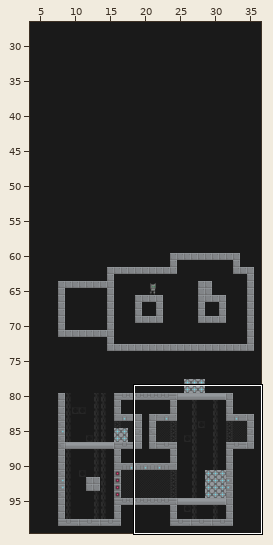
Tiled map, stored at data/level2.tmx. Above, an overview of the earlier version with the close-up marked.
Close-up. As it was:
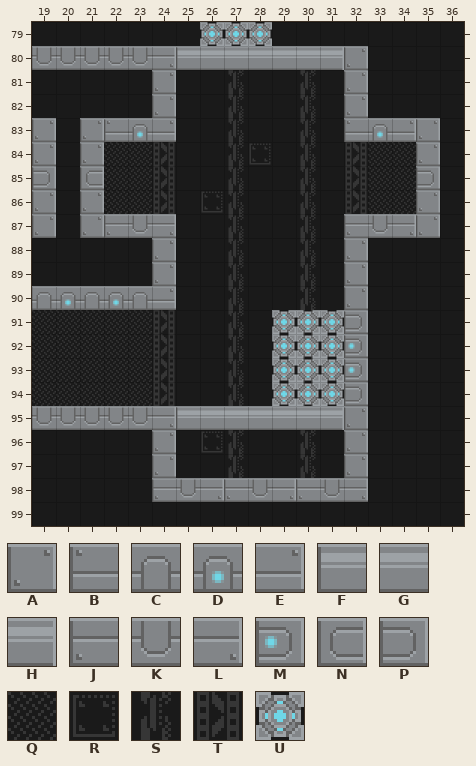
Cells are 64x64 px. Shown: x 19..36, y 79..99. The commit also changed other parts of the map, which this record leaves out. The old version is drawn lined up with the new one.
Key: from "tileset": A 0, B 48, C 50, D 51, E 53, F 55, G 56, H 57, J 60, K 62, L 65, M 68, N 77, P 78, Q 133, R 136, S 149, T 161, U 165.
_ is an empty cell, # one hidden under a higher layer.
Objects are placed by their top-left corner, in cells (3,4 is the top-left corner of cell 3,4); size is 1x1 cell unless given.
Layer "bg" before, first column x 19:
 79 __________________
 80 __________________
 81 ________S__S______
 82 ________S__S______
 83 ________S__S______
 84 ___QQT__SR_S_TQQ__
 85 ___QQT__S__S_TQQ__
 86 ___QQT_RS__S_TQQ__
 87 ________S__S______
 88 ________S__S______
 89 ________S__S______
 90 ________S__S______
 91 QQQQQT__S__SR_____
 92 QQQQQT__S__SR_____
 93 QQQQQT__S__S______
 94 QQQQQT__S__S______
 95 ________#__#______
 96 _______RS__S______
 97 ________S__S______
 98 __________________
 99 __________________
Layer "fg" before, first column x 19:
 79 _______UUU________
 80 KKKKKLFGGGGGHA____
 81 _____A_______A____
 82 _____A_______A____
 83 A_ABDE_______BDEA_
 84 A_A_____________A_
 85 P_N_____________P_
 86 A_A_____________A_
 87 A_AJKL_______JKLA_
 88 _____A_______A____
 89 _____A_______A____
 90 CDCDCE_______A____
 91 __________UUUP____
 92 __________UUUM____
 93 __________UUUM____
 94 __________UUUP____
 95 KKKKKLFGGGGGHA____
 96 _____A_______A____
 97 _____A_______A____
 98 _____JKLJKLJKL____
 99 __________________
The same view after the edit:
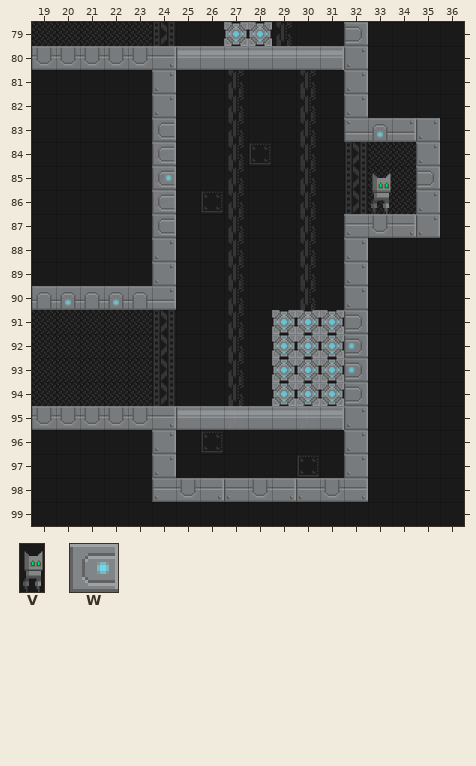
Further tiles: from "bots": V 182; from "tileset": W 67.
Changes in this commit:
map size 30x100 -> 41x100 cells (old content now starts at 6,0; both pictures use the new coordinates)
layer "fg" opacity 100% -> 90%
Layer "bg":
The author put tile Q in row 79 at x 19 to 23.
Tile S becomes tile R in row 97 at x 30.
The author put tile S in row 79 at x 29.
The author put tile T in row 79 at x 24.
The author cleared tile Q in rows 84 to 86 at x 22 to 23.
The author cleared tile S in row 96 at x 27 and 30; in row 97 at x 27.
Layer "fg":
Tile E becomes tile N in row 83 at x 24.
Tile L becomes tile N in row 87 at x 24.
The author put tile N in row 84 at x 24; in row 86 at x 24.
The author put tile P in row 79 at x 32.
The author put tile W in row 85 at x 24.
The author cleared tile A in rows 83 to 84 at x 19 and 21; in rows 86 to 87 at x 19 and 21.
The author cleared tile B in row 83 at x 22.
The author cleared tile D in row 83 at x 23.
The author cleared tile J in row 87 at x 22.
The author cleared tile K in row 87 at x 23.
The author cleared tile N in row 85 at x 21.
The author cleared tile P in row 85 at x 19.
The author cleared tile U in row 79 at x 26.
Layer "obj":
Object V "player" at 33,85 size 1x2 comes in from outside this view.
